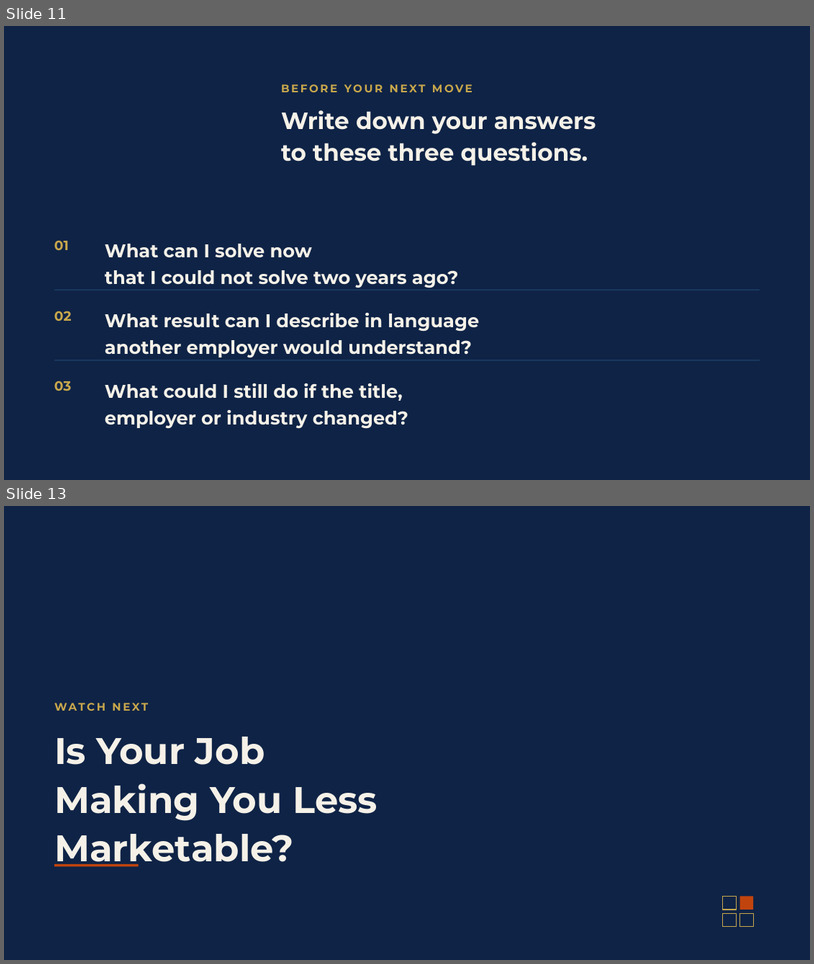
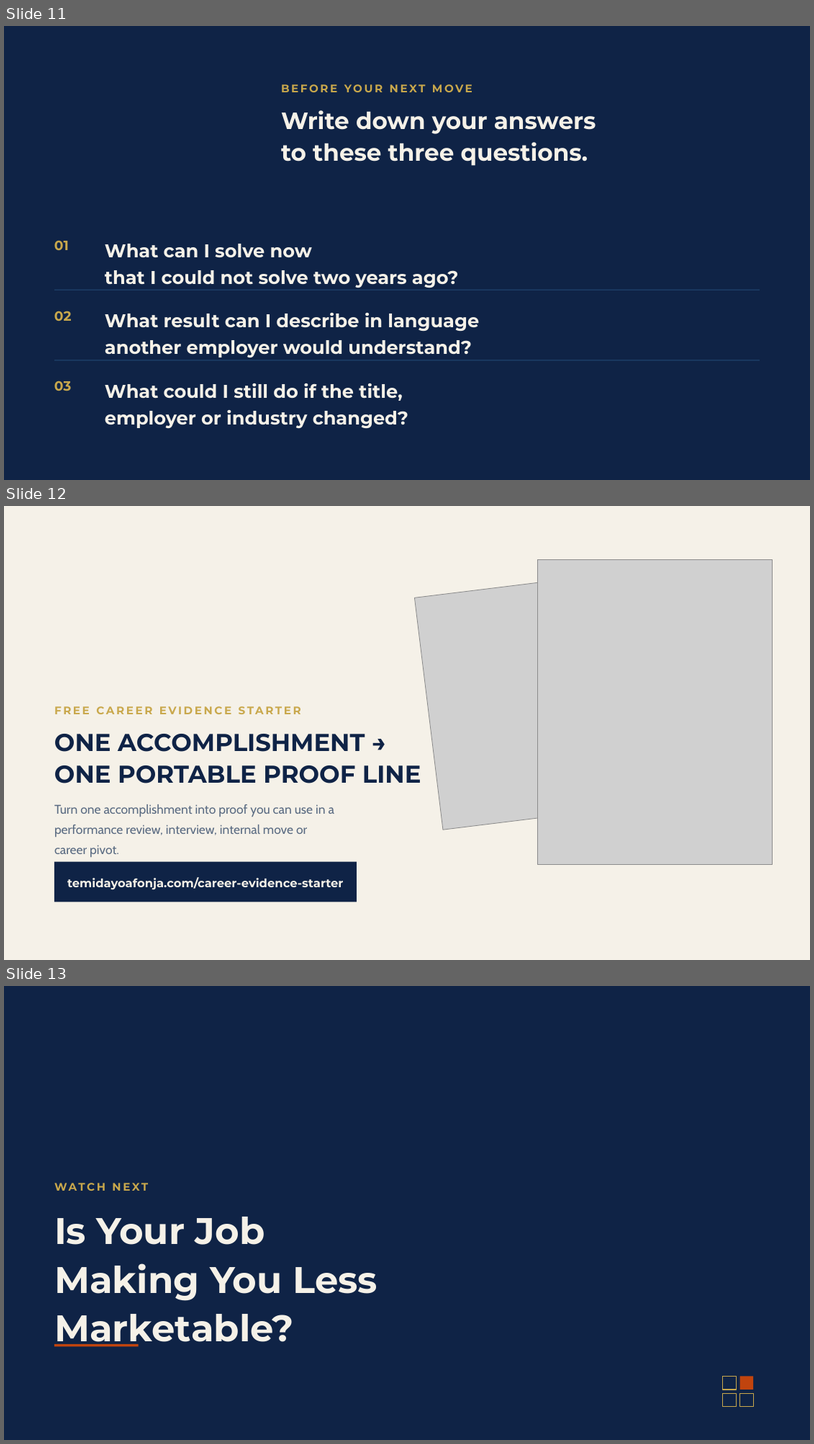
Before and after one commit to temidanielle/temidayoafonja-site, a slide deck: deliverables/video-1-slides/out/Video-1-How-I-Changed-Jobs-Without-Starting-My-Career-Over_v2.4.pptx. Shown one above the other, each under a label of ours: slides 11 and 13 before the commit, slides 11, 12 and 13 after it; the slides between them are not shown. The pictures are 814x964 and 814x1444 pixels, drawn with LibreOffice and Linux fonts; fonts in the diff are those of the drawing; grey boxes stand for pictures. Boxes give left, top, right and bottom in pixels: in the first picture for what was removed or moved away, otherwise in the second. Text is boxed around its words. In the diff, an @@ line names an element or a change of style, - is before the commit and + after.

```diff
--- a/deliverables/video-1-slides/out/Video-1-How-I-Changed-Jobs-Without-Starting-My-Career-Over_v2.4.pptx
+++ b/deliverables/video-1-slides/out/Video-1-How-I-Changed-Jobs-Without-Starting-My-Career-Over_v2.4.pptx
@@ slide 12 added at [4,506,810,960], background #FFFFFF @@
@@ rectangle added at [4,506,810,960], fill #F5F1E8 @@
@@ picture added at [538,560,773,864] @@
@@ picture added at [415,576,622,829] @@
@@ text added at [54,706,301,714], 13 pt, text #C9A84C, bold @@
+FREE CAREER EVIDENCE STARTER
@@ text added at [54,734,422,783], 29 pt, text #0F2346, bold @@
+ONE ACCOMPLISHMENT →
+ONE PORTABLE PROOF LINE
@@ text added at [54,804,334,857], 15 pt, text #5A6B82 @@
+Turn one accomplishment into proof you can use in a
+performance review, interview, internal move or
+career pivot.
@@ rectangle added at [54,862,357,902], fill #0F2346 @@
@@ text added at [67,877,343,890], 14 pt, text #F5F1E8, bold @@
+temidayoafonja.com/career-evidence-starter
```
Also in this commit, not shown: 1 slide removed, 26 other files.
